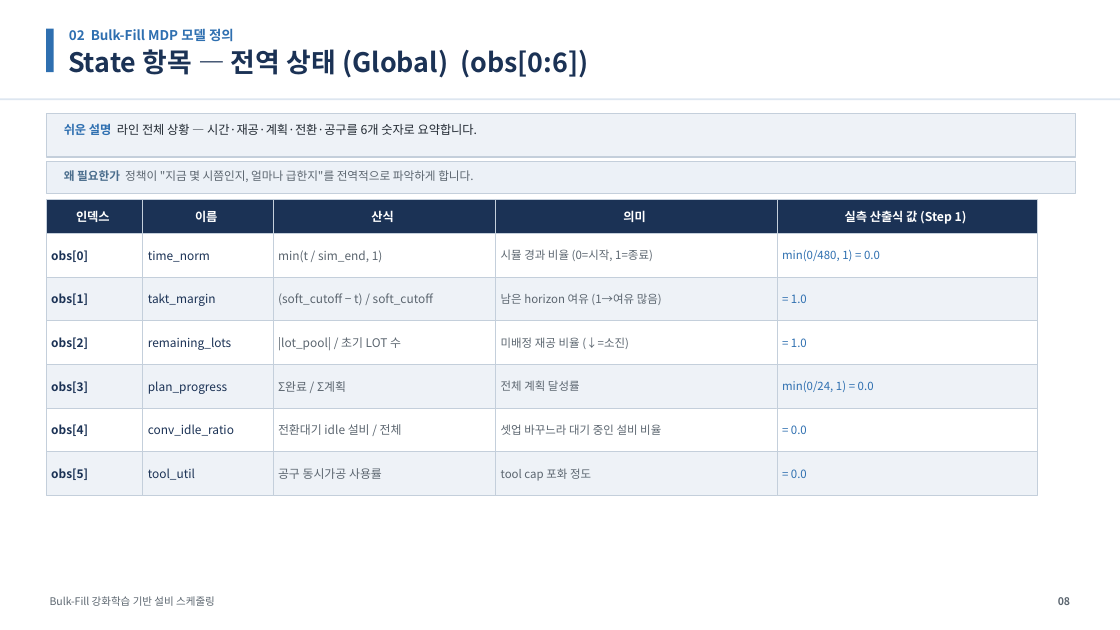
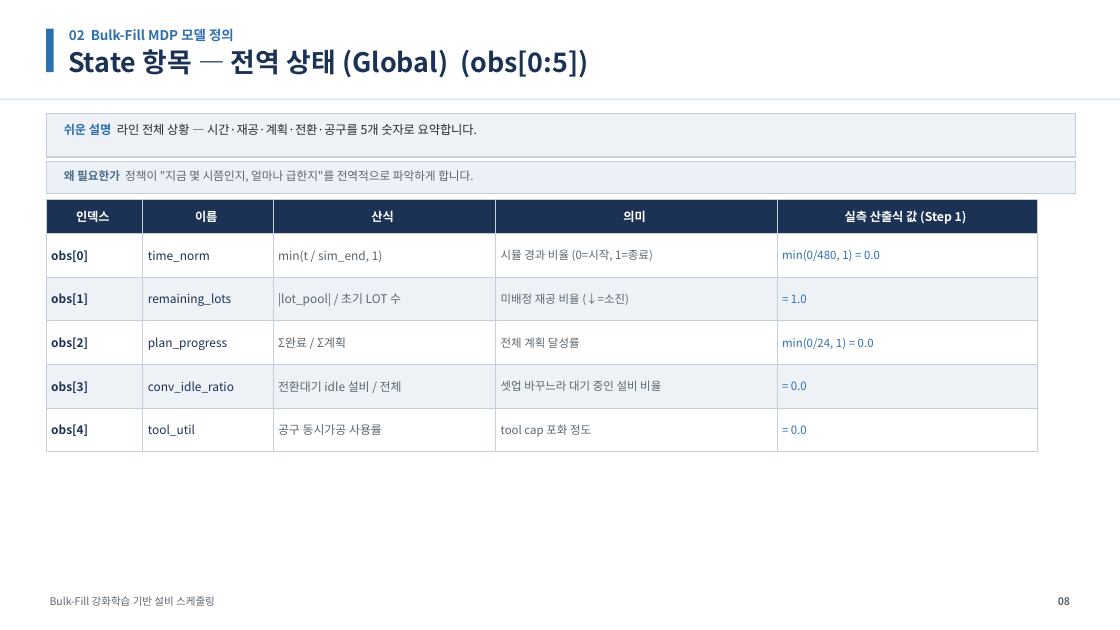
Before and after one commit to relighting123/pjt_scheduling, a slide deck: slide 8 of docs/BulkFill_스케줄링_발표자료.pptx. Drawn at 1120x630 pixels with LibreOffice and Linux fonts; fonts in the diff are those of the drawing. Boxes give left, top, right and bottom in pixels: in the first picture for what was removed or moved away, otherwise in the second. Text is boxed around its words. In the diff, an @@ line names an element or a change of style, - is before the commit and + after.

```diff
--- a/docs/BulkFill_스케줄링_발표자료.pptx
+++ b/docs/BulkFill_스케줄링_발표자료.pptx
@@ text at <box>68,49,588,78</box>: text changed @@
-State 항목 — 전역 상태 (Global) (obs[0:6])
+State 항목 — 전역 상태 (Global) (obs[0:5])
@@ text at <box>64,123,478,135</box>: text changed @@
-쉬운 설명 라인 전체 상황 — 시간·재공·계획·전환·공구를 6개 숫자로 요약합니다.
+쉬운 설명 라인 전체 상황 — 시간·재공·계획·전환·공구를 5개 숫자로 요약합니다.
@@ rectangle removed at <box>143,277,273,321</box> @@
-takt_margin
@@ rectangle removed at <box>273,277,496,321</box> @@
-(soft_cutoff − t) / soft_cutoff
@@ rectangle removed at <box>496,277,777,321</box> @@
-남은 horizon 여유 (1→여유 많음)
@@ text in rectangle at <box>782,338,874,349</box>: text changed @@
-= 1.0
+min(0/24, 1) = 0.0
@@ 12 rectangles: place and size @@
-12 rectangles at <box>143,321,777,496</box>
+12 rectangles at <box>143,277,777,452</box>
@@ fill #FFFFFF to #EEF2F7 in 6 elements at <box>143,277,273,321</box>, <box>273,277,496,321</box>, <box>496,277,777,321</box>, <box>143,365,273,408</box>, <box>273,365,496,408</box>, <box>496,365,777,408</box> @@
@@ text in rectangle at <box>791,381,807,390</box>: text changed @@
-min(0/24, 1) = 0.0
+= 0.0
@@ fill #EEF2F7 to #FFFFFF in 6 elements at <box>143,321,273,365</box>, <box>273,321,496,365</box>, <box>496,321,777,365</box>, <box>143,408,273,452</box>, <box>273,408,496,452</box>, <box>496,408,777,452</box> @@
@@ rectangle removed at <box>46,452,143,496</box> @@
-obs[5]
@@ rectangle removed at <box>777,452,1038,496</box> @@
-= 0.0
```
Also in this commit, not shown: 49 other slides changed, 3 slides removed, 8 other files.
